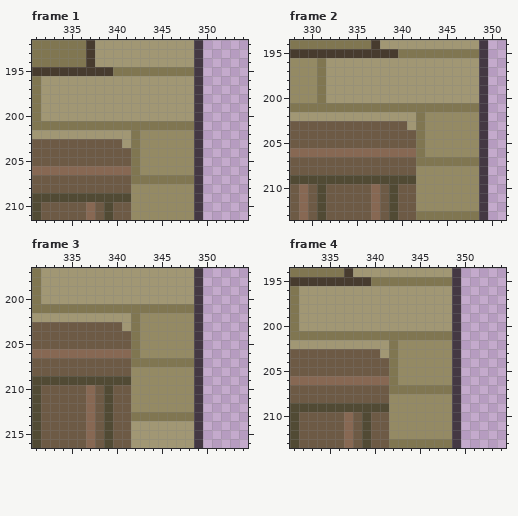
Edited in one commit: pixel-art file (assets/02_architecture/05_moulin/02_ext/Moulin_Batiment_Anim.aseprite). Above is the file before it was changed.
368x300 pixels, 9 frames. Colours within 5 levels of each other are drawn and written as one. Shown: frame 1: x 331..354, y 192..211; frame 2: x 328..351, y 194..213; frame 3: x 331..354, y 197..216; frame 4: x 331..354, y 194..213. The old version is drawn lined up with the new one, on the new canvas. The commit also changed other frames or places, which this record leaves out.
The same view after the edit:
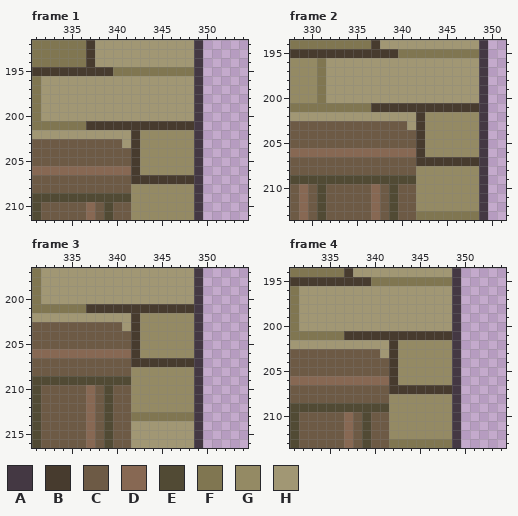
Palette (. is transparent): A #443843  B #473b2e  C #6d5a45  D #876853  E #514a34  F #807651  G #948a64  H #a19774
Changes in this commit:
canvas 368x300 -> 368x388
--- frame 1
@@ x 335..350 @@
 200 HHHHHHHHHHHHHHA.
-201 FFFFFFFFFFFFFFA.
-202 HHHHHHHFGGGGGGA.
-203 CCCCCCHFGGGGGGA.
-204 CCCCCCCFGGGGGGA.
-205 CCCCCCCFGGGGGGA.
-206 DDDDDDDFGGGGGGA.
-207 CCCCCCCFFFFFFFA.
+201 FFBBBBBBBBBBBBA.
+202 HHHHHHHBGGGGGGA.
+203 CCCCCCHBGGGGGGA.
+204 CCCCCCCBGGGGGGA.
+205 CCCCCCCBGGGGGGA.
+206 DDDDDDDBGGGGGGA.
+207 CCCCCCCBBBBBBBA.
 208 CCCCCCCGGGGGGGA.
--- frame 2: the same change as frame 1
--- frame 3: the same change as frame 1
--- frame 4: the same change as frame 1
Where, in picture pixels (left, top, right, bottom), the same in both pictures:
changed: (86, 121, 194, 184)
changed: (371, 103, 479, 166)
changed: (86, 304, 194, 367)
changed: (344, 331, 452, 394)
